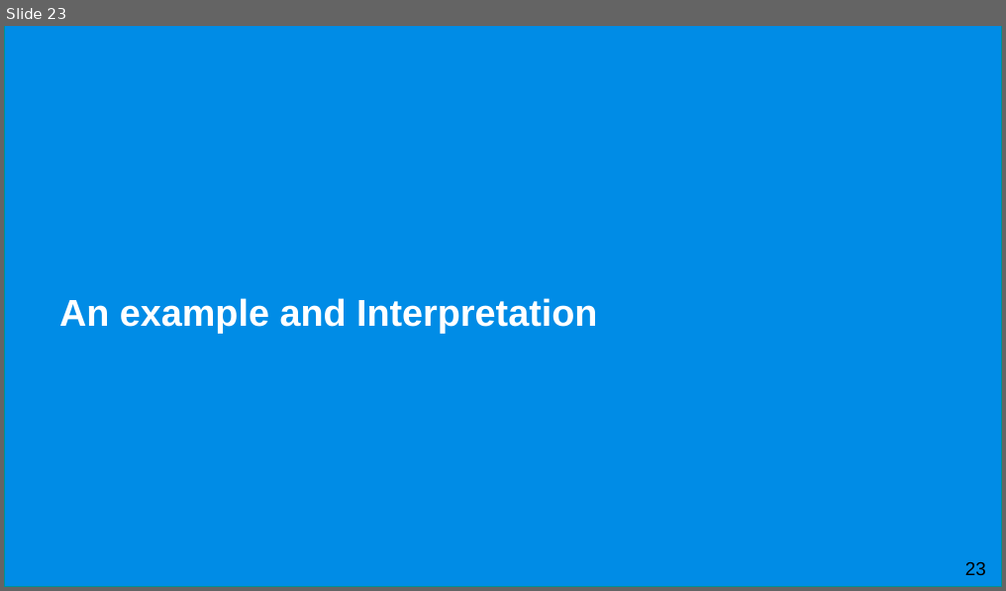
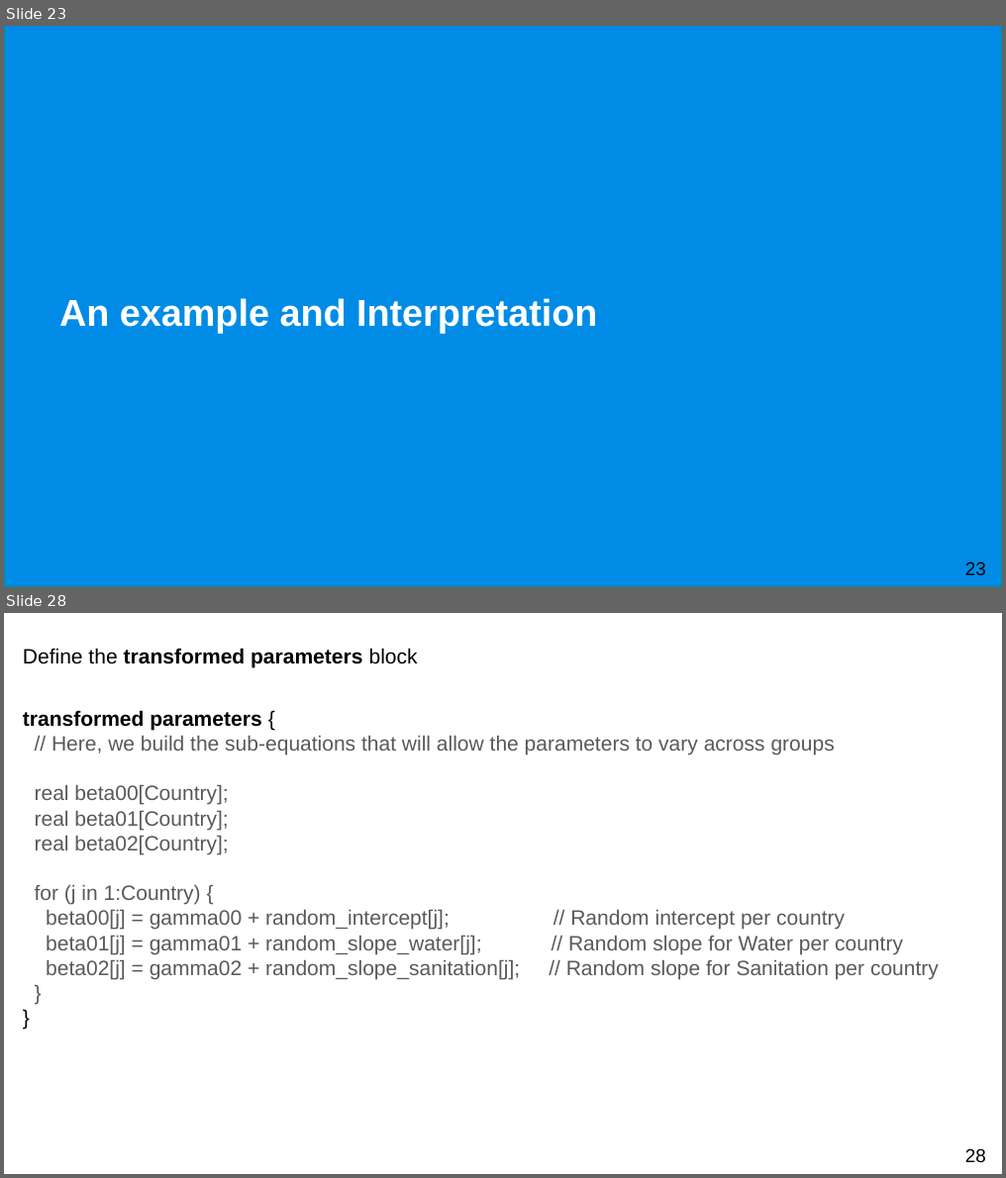
Before and after one commit to UCLPG-MSC-SGDS/GEOG0125, a slide deck: Lecture_notes_ppt/GEOG0125 Week 7 Lecture - Bayesian Hierarchical Models.pptx. Shown one above the other, each under a label of ours: slide 23 before the commit, slides 23 and 28 after it; the slides between them are not shown. The pictures are 1006x591 and 1006x1178 pixels, drawn with LibreOffice and Linux fonts; fonts in the diff are those of the drawing; background and template pictures are left out. Boxes give left, top, right and bottom in pixels: in the first picture for what was removed or moved away, otherwise in the second. Text is boxed around its words. In the diff, an @@ line names an element or a change of style, - is before the commit and + after.

```diff
--- a/Lecture_notes_ppt/GEOG0125 Week 7 Lecture - Bayesian Hierarchical Models.pptx
+++ b/Lecture_notes_ppt/GEOG0125 Week 7 Lecture - Bayesian Hierarchical Models.pptx
@@ slide 28 added at (4, 613, 1002, 1174), background #FFFFFF @@
@@ text added at (23, 648, 418, 667), 20 pt, text #000000, bold @@
+Define the transformed parameters block
@@ text added at (23, 710, 939, 979), 20 pt, text #595959 @@
+transformed parameters {
+// Here, we build the sub-equations that will allow the parameters to vary across groups
+real beta00[Country];
+real beta01[Country];
+real beta02[Country];
+for (j in 1:Country) {
+beta00[j] = gamma00 + random_intercept[j]; // Random intercept per country
+beta01[j] = gamma01 + random_slope_water[j]; // Random slope for Water per country
+beta02[j] = gamma02 + random_slope_sanitation[j]; // Random slope for Sanitation per country
+}
+}
@@ page number added at (965, 1149, 986, 1162), 18 pt, text #000000 @@
+28
```
Also in this commit, not shown: 11 slides changed, 4 other slides added, 3 slides removed, 2 other files.
